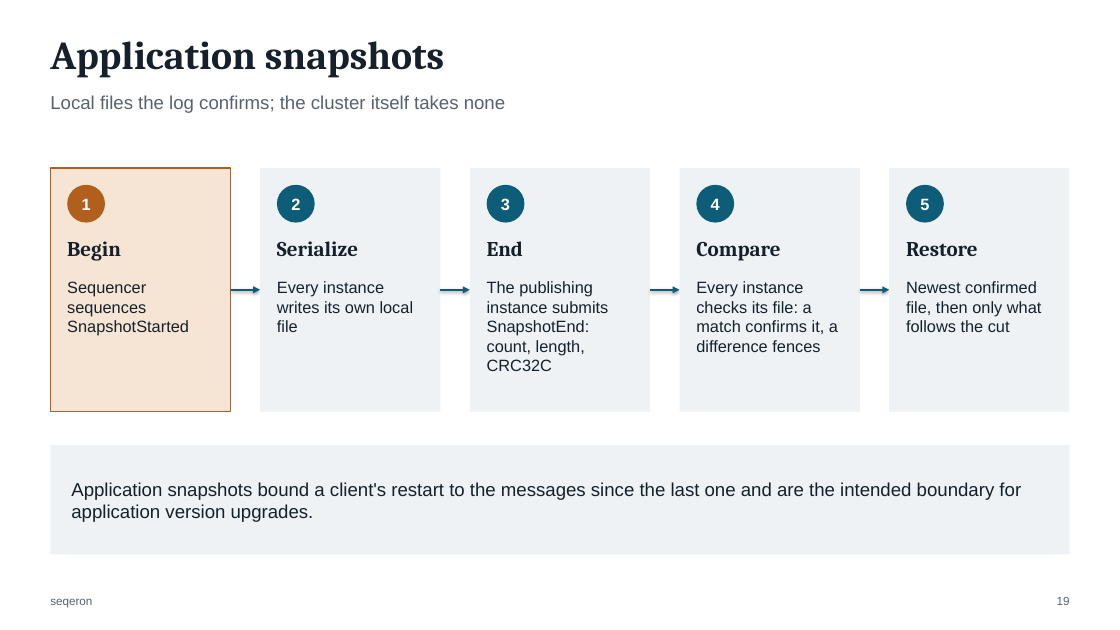
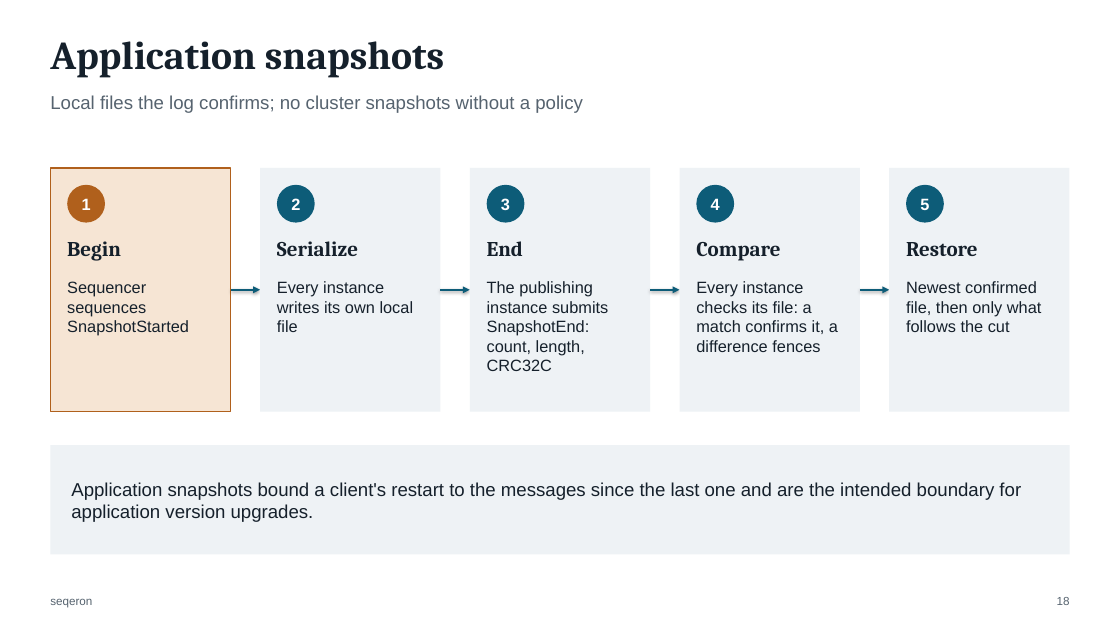
Before and after one commit to FredrikJDahlberg/seqeron, a slide deck: slide 18 of doc/presentation/seqeron-architecture.pptx (slide 19 before the commit). Drawn at 1120x630 pixels with LibreOffice and Linux fonts; fonts in the diff are those of the drawing. Boxes give left, top, right and bottom in pixels: in the first picture for what was removed or moved away, otherwise in the second. Text is boxed around its words. In the diff, an @@ line names an element or a change of style, - is before the commit and + after.

```diff
--- a/doc/presentation/seqeron-architecture.pptx
+++ b/doc/presentation/seqeron-architecture.pptx
@@ text at (50, 95, 583, 113): text changed @@
-Local files the log confirms; the cluster itself takes none
+Local files the log confirms; no cluster snapshots without a policy
```
Also in this commit, not shown: 16 other slides changed, 1 slide added, 31 slides removed, 60 other files.
